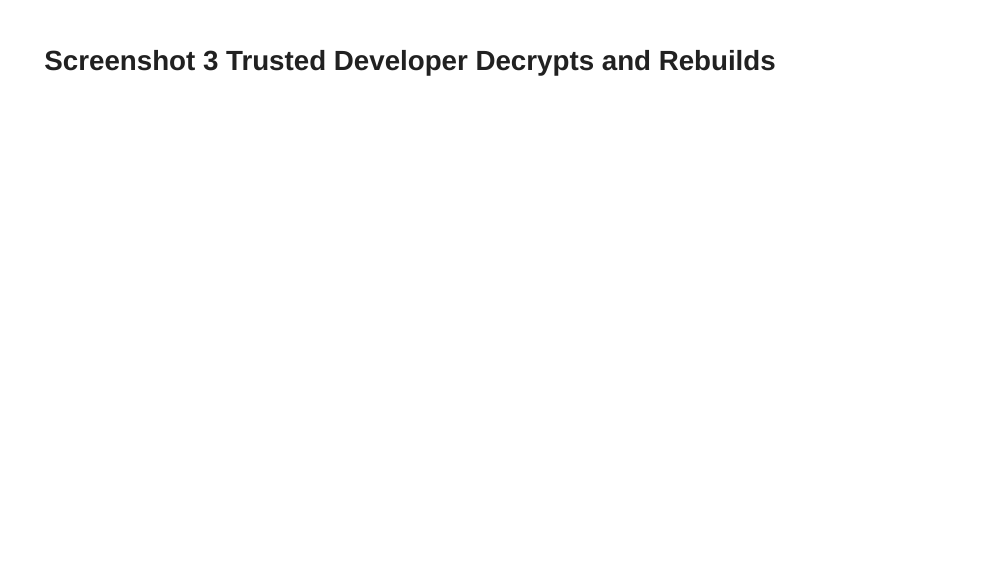
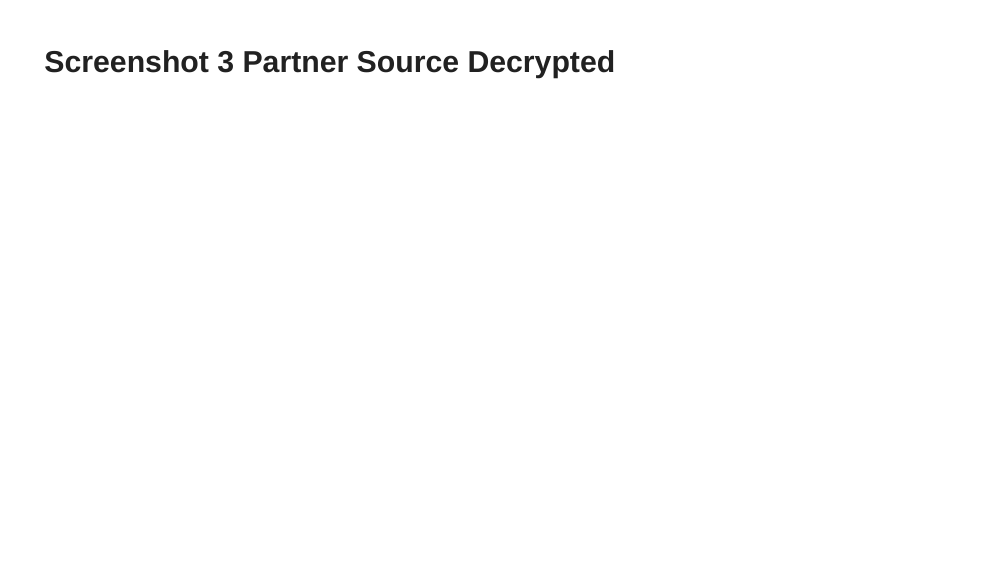
Before and after one commit to WikiSteve/networking-labs, a slide deck: slide 4 of labs/065-signed-game-release/assets/Game Release SUBMISSION TEMPLATE.pptx. Drawn at 1008x567 pixels with LibreOffice and Linux fonts; fonts in the diff are those of the drawing. Boxes give left, top, right and bottom in pixels: in the first picture for what was removed or moved away, otherwise in the second. Text is boxed around its words. In the diff, an @@ line names an element or a change of style, - is before the commit and + after.

Commit message:
lab(gpg): simplify game release to paired four-screenshot MVP

```diff
--- a/labs/065-signed-game-release/assets/Game Release SUBMISSION TEMPLATE.pptx
+++ b/labs/065-signed-game-release/assets/Game Release SUBMISSION TEMPLATE.pptx
@@ title at (44, 50, 616, 78): text changed; size 19.8 to 21.6 pt @@
-Screenshot 3 Trusted Developer Decrypts and Rebuilds
+Screenshot 3 Partner Source Decrypted
```
Also in this commit, not shown: 1 other slide changed, 12 other files.
